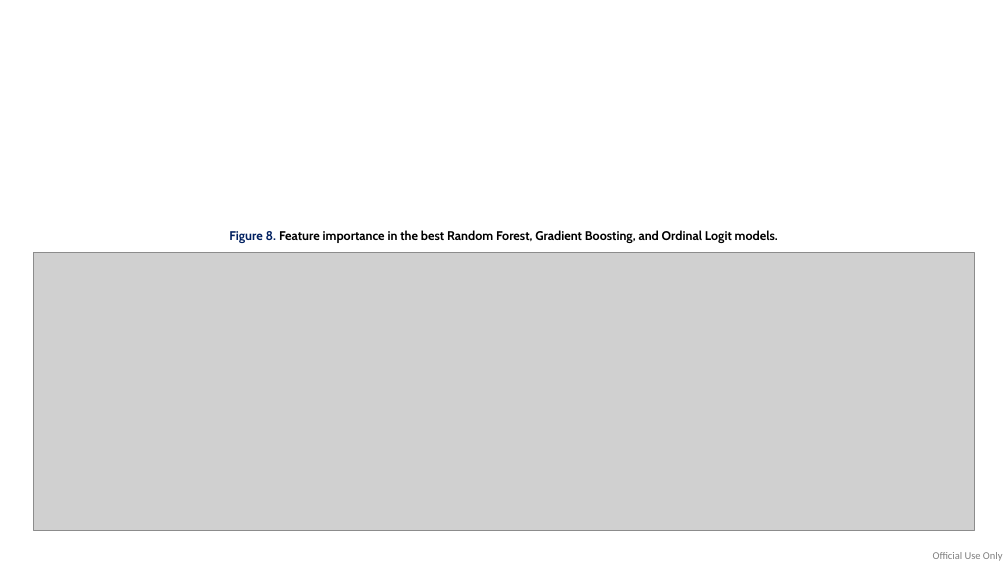
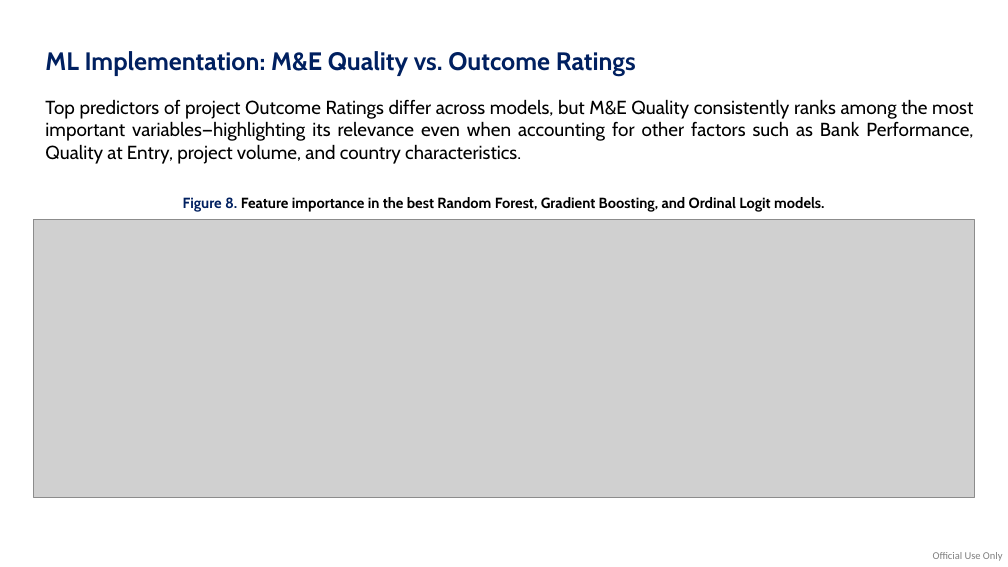
Before and after one commit to diegopaal/IEG-Interview, a slide deck: slide 9 of 3_Outputs/Diego Parra - IEG Interview.pptx (slide 6 before the commit). Drawn at 1008x567 pixels with LibreOffice and Linux fonts; fonts in the diff are those of the drawing; grey boxes stand for pictures. Boxes give left, top, right and bottom in pixels: in the first picture for what was removed or moved away, otherwise in the second. Text is boxed around its words. In the diff, an @@ line names an element or a change of style, - is before the commit and + after.

```diff
--- a/3_Outputs/Diego Parra - IEG Interview.pptx
+++ b/3_Outputs/Diego Parra - IEG Interview.pptx
@@ text added at [45, 51, 636, 76], 24 pt, text #002060, bold @@
+ML Implementation: M&E Quality vs. Outcome Ratings
@@ text added at [45, 99, 973, 164], 18 pt, text #000000 @@
+Top predictors of project Outcome Ratings differ across models, but M&E Quality consistently ranks among the most important variables—highlighting its relevance even when accounting for other factors such as Bank Performance, Quality at Entry, project volume, and country characteristics.
@@ text "Figure 8. Feature importance in ...": place and size @@
-text "Figure 8. Feature importance in ..." at [229, 230, 778, 243]
+text "Figure 8. Feature importance in ..." at [183, 197, 825, 212]
@@ text "Figure 8. Feature importance in ..." at [183, 197, 825, 212]: size 12 to 14 pt @@
@@ picture: place and size @@
-picture at [34, 253, 975, 531]
+picture at [34, 219, 975, 498]
```
Also in this commit, not shown: 11 other slides changed, 3 slides added.
